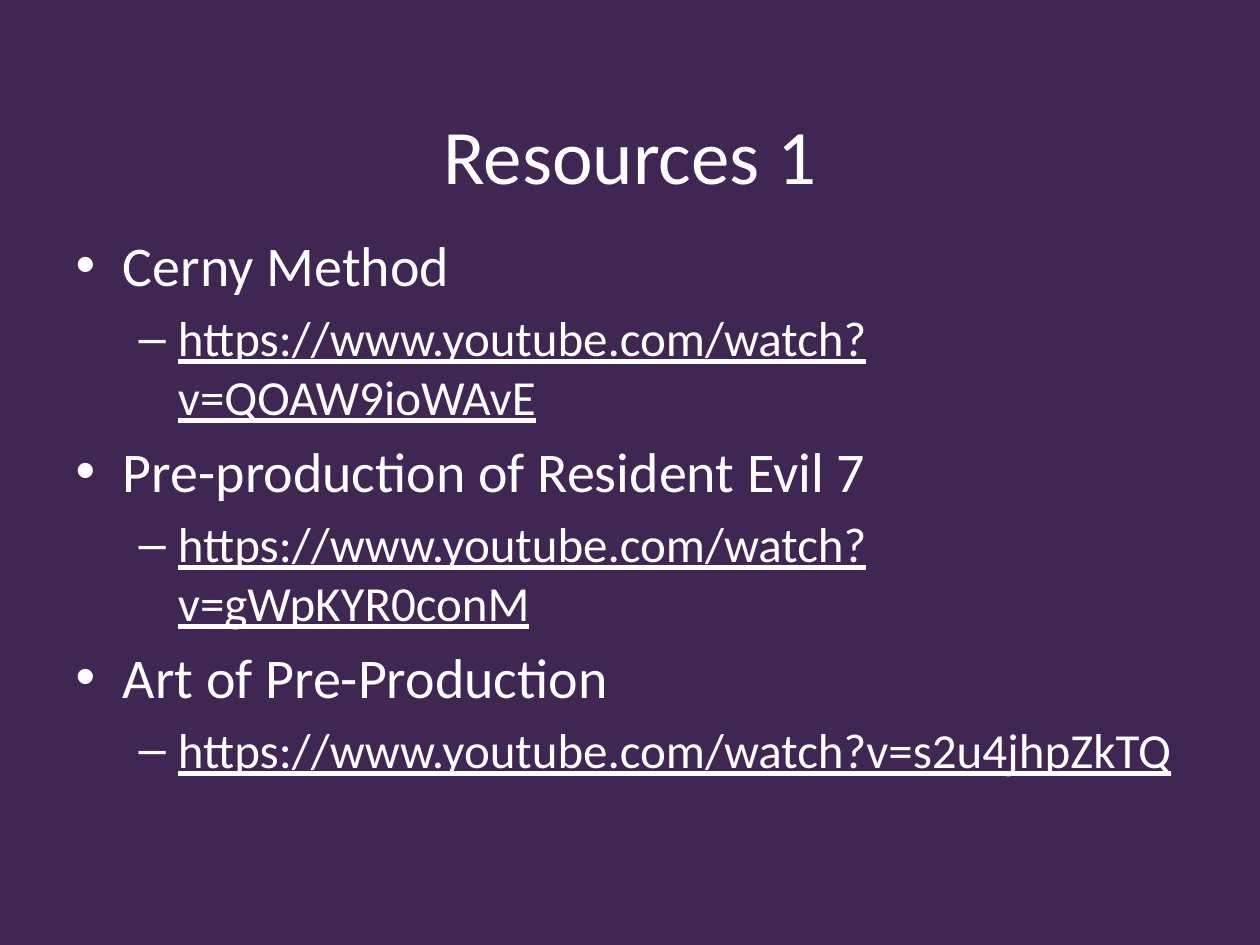
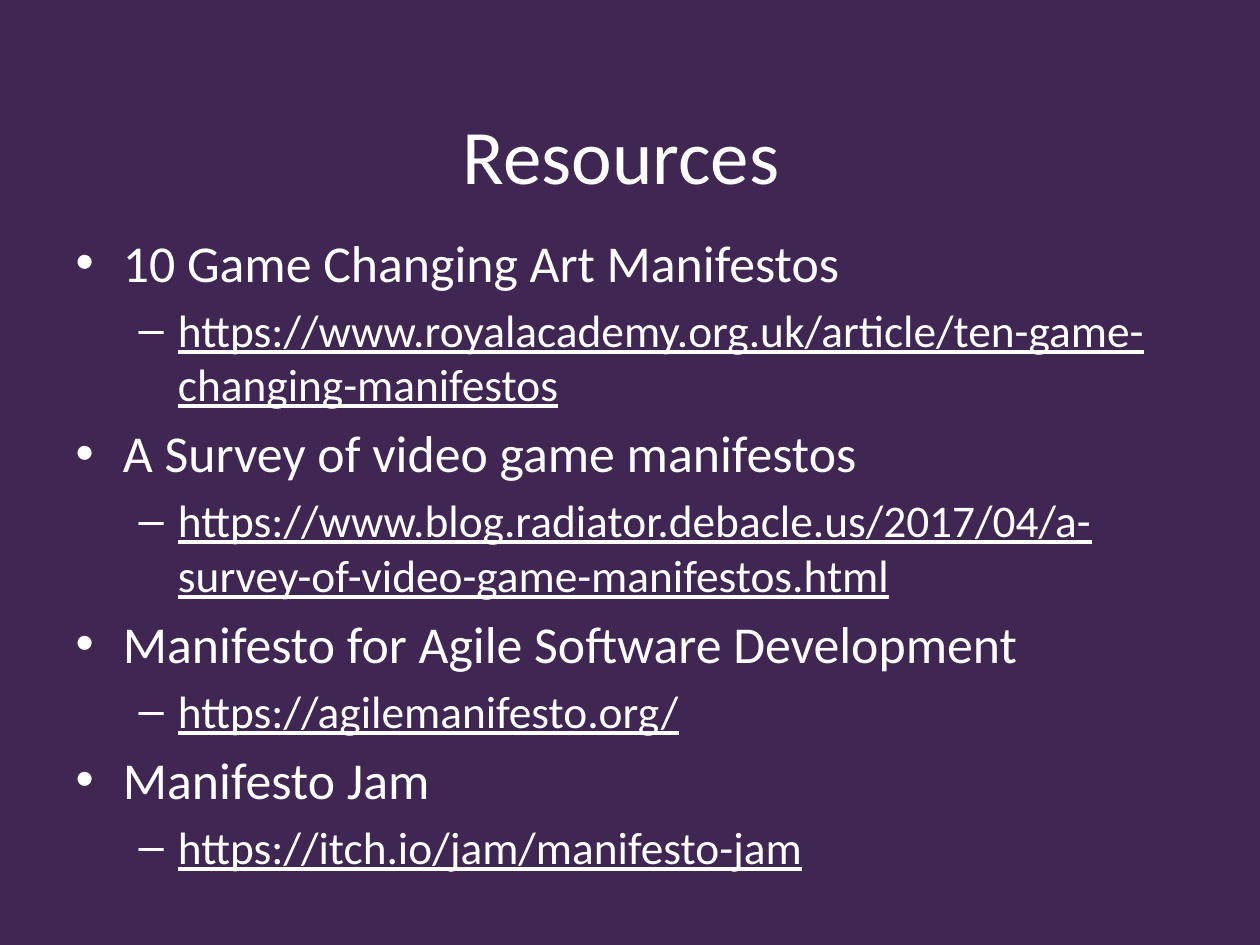
Before and after one commit to Falmouth-Games-Academy/ba-course-materials, a slide deck: slide 12 of GAM320/02/20-21-GAM320-02-Manifesto.pptx (slide 3 before the commit). Drawn at 1260x945 pixels with LibreOffice and Linux fonts; fonts in the diff are those of the drawing; background and template pictures are left out. Boxes give left, top, right and bottom in pixels: in the first picture for what was removed or moved away, otherwise in the second. Text is boxed around its words. In the diff, an @@ line names an element or a change of style, - is before the commit and + after.

Commit message:
Game Manifesto uploaded

```diff
--- a/GAM320/02/20-21-GAM320-02-Manifesto.pptx
+++ b/GAM320/02/20-21-GAM320-02-Manifesto.pptx
@@ title at (x1=463, y1=134, x2=779, y2=185): text changed @@
-Resources 1
+Resources
@@ text at (x1=123, y1=246, x2=1143, y2=872): text changed; size 28 to 25.9 pt @@
-• Cerny Method
-  – https://www.youtube.com/watch?v=QOAW9ioWAvE
-• Pre-production of Resident Evil 7
-  – https://www.youtube.com/watch?v=gWpKYR0conM
-• Art of Pre-Production
-  – https://www.youtube.com/watch?v=s2u4jhpZkTQ
+• 10 Game Changing Art Manifestos
+  – https://www.royalacademy.org.uk/article/ten-game-changing-manifestos
+• A Survey of video game manifestos
+  – https://www.blog.radiator.debacle.us/2017/04/a-survey-of-video-game-manifestos.html
+• Manifesto for Agile Software Development
+  – https://agilemanifesto.org/
+• Manifesto Jam
+  – https://itch.io/jam/manifesto-jam
```
Also in this commit, not shown: 2 other slides changed, 9 slides added.
